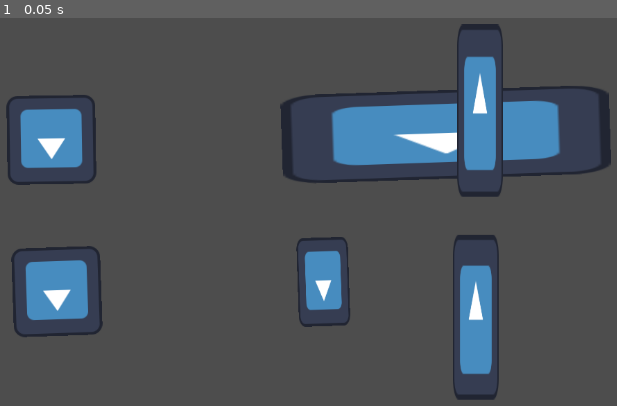
Above: before the commit, frame 1.
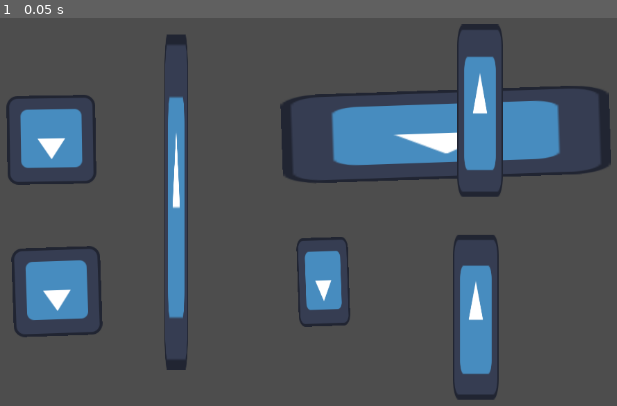
Above: after the commit, the same moment.

Repository: Aaron-C63/Pinky-Vs-BrAIn
Game: Godot game, scene res://Scenes/Test Scene 2.tscn
Same seed, same stepped clock (60 frames per second), same inputs: the game is played once before the commit and once after it. The project has no main scene, so this scene is started directly. The engine's default icon, where the game draws it, is replaced by a stand-in: a white triangle on a blue panel in a dark square.
Inputs:
- Up to frame 1 (0.05 s): no input

The runs differ from the first frame. In frame 1, 2.0% of the frame differs, in the area x 26-31%, y 4-91%.

Commit message:
comit to 2nd branch

Diff:
--- a/Scenes/Test Scene 2.tscn
+++ b/Scenes/Test Scene 2.tscn
@@ -35,3 +35,8 @@
 position = Vector2(793, 206)
 scale = Vector2(0.515625, 1.94531)
 texture = ExtResource("1_bngky")
+
+[node name="Icon6" type="Sprite2D" parent="Icon6"]
+position = Vector2(-849.455, 67.8555)
+scale = Vector2(0.515625, 1.94531)
+texture = ExtResource("1_bngky")
